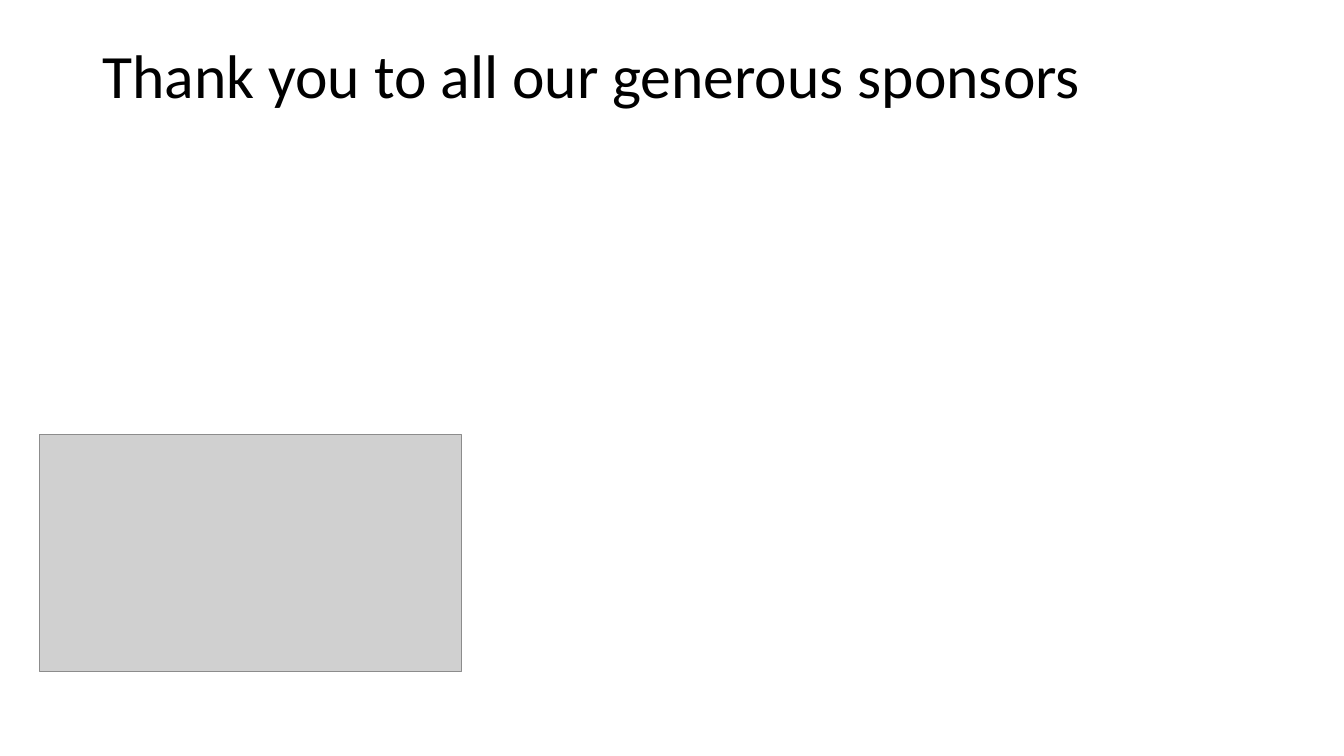
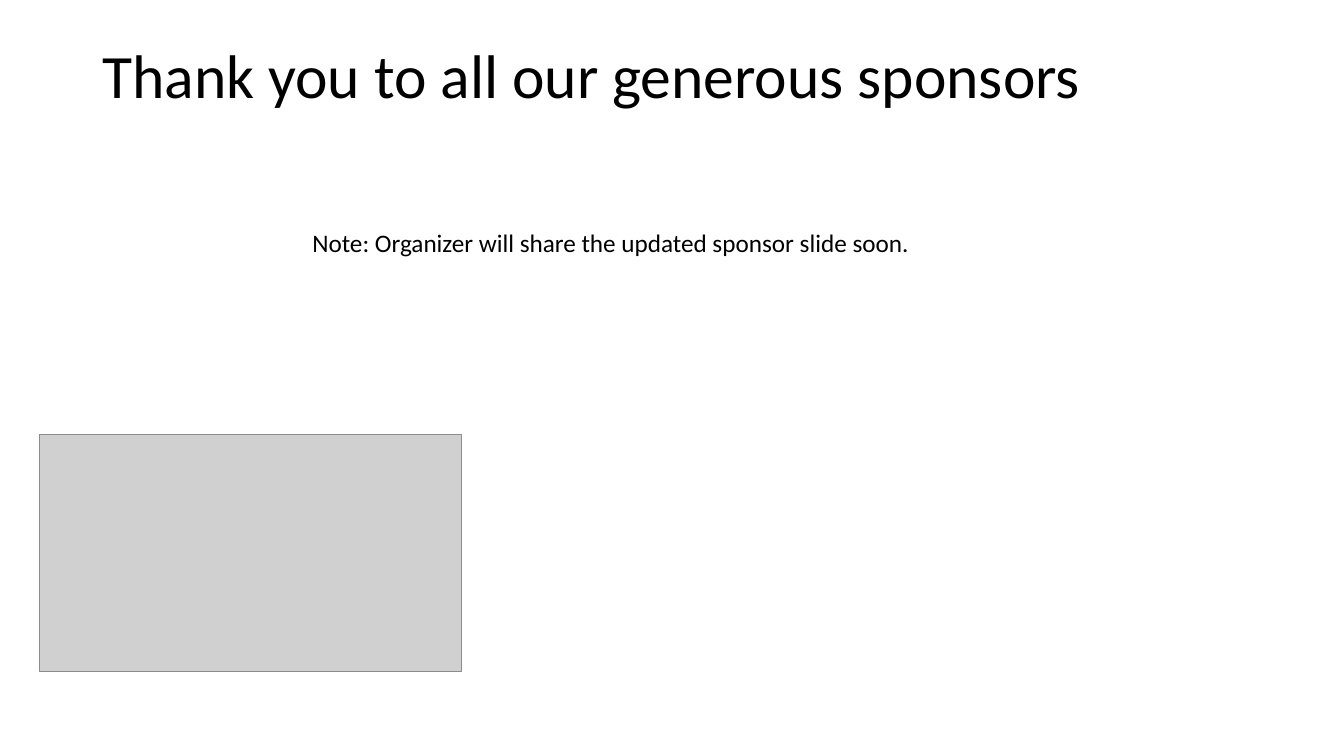
Before and after one commit to PDCConf/PDCConf2021Assets, a slide deck: slide 2 of speakertemplate/PDCConf2021-Speaker-Template.pptx. Drawn at 1344x756 pixels with LibreOffice and Linux fonts; fonts in the diff are those of the drawing; grey boxes stand for pictures; background and template pictures are left out. Boxes give left, top, right and bottom in pixels: in the first picture for what was removed or moved away, otherwise in the second. Text is boxed around its words. In the diff, an @@ line names an element or a change of style, - is before the commit and + after.

```diff
--- a/speakertemplate/PDCConf2021-Speaker-Template.pptx
+++ b/speakertemplate/PDCConf2021-Speaker-Template.pptx
@@ text added at [312, 234, 909, 257], 18 pt, text #000000 @@
+Note: Organizer will share the updated sponsor slide soon.
```
